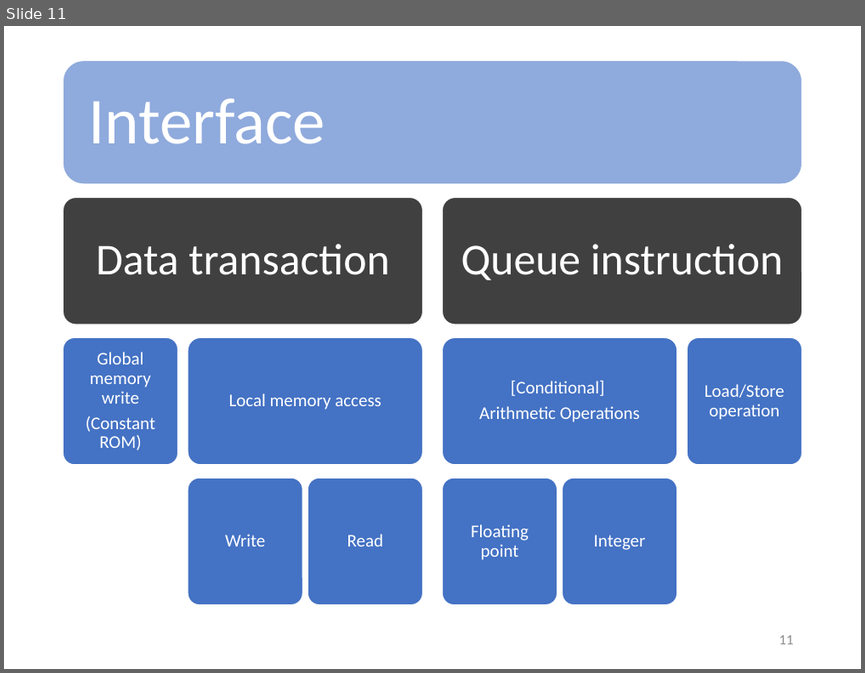
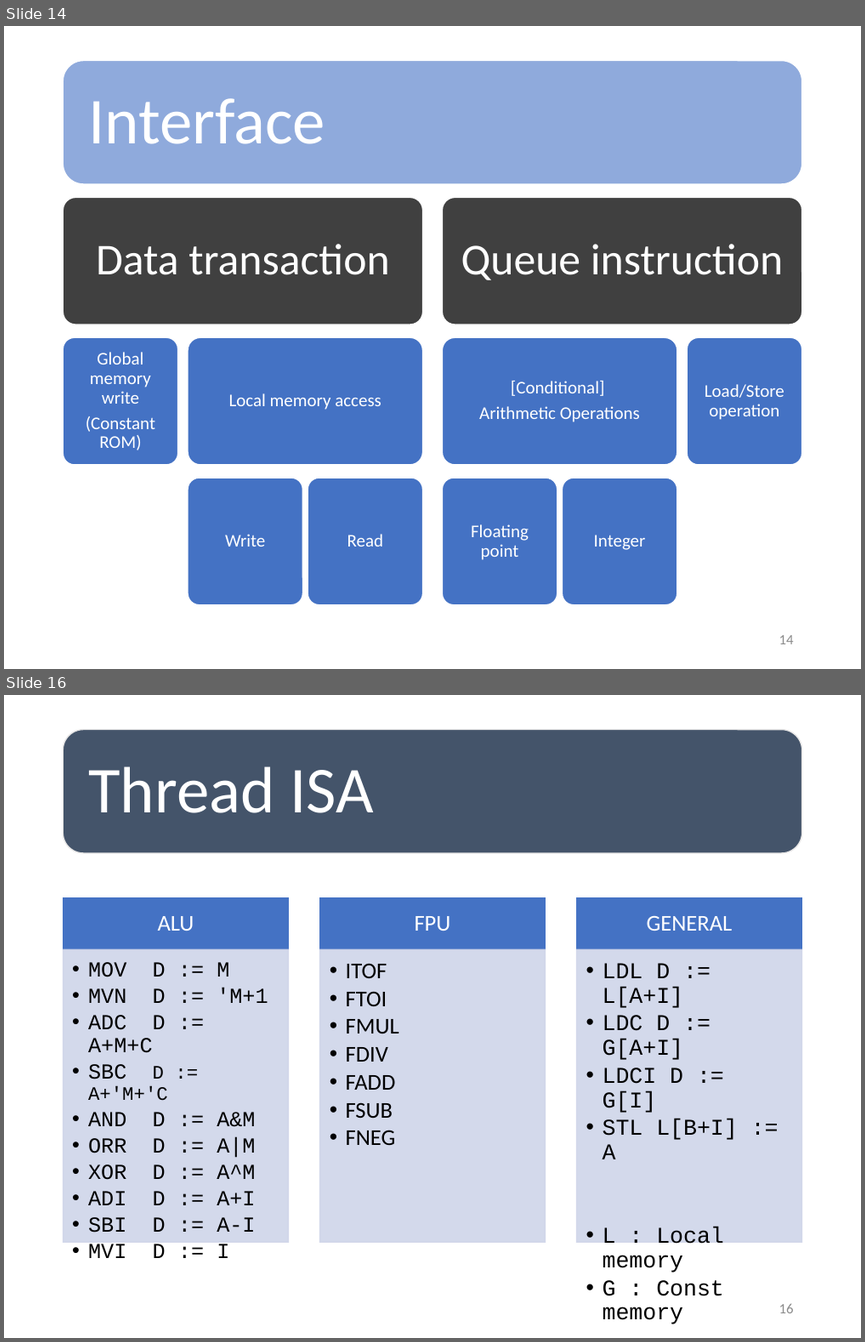
Before and after one commit to HappyNY/y3s1_socterm, a slide deck: docs/term_mid_우주선.pptx. Shown one above the other, each under a label of ours: slide 11 before the commit, slides 14 and 16 after it; the slides between them are not shown. The pictures are 865x673 and 865x1342 pixels, drawn with LibreOffice and Linux fonts; fonts in the diff are those of the drawing. Boxes give left, top, right and bottom in pixels: in the first picture for what was removed or moved away, otherwise in the second. Text is boxed around its words. In the diff, an @@ line names an element or a change of style, - is before the commit and + after.

```diff
--- a/docs/term_mid_우주선.pptx
+++ b/docs/term_mid_우주선.pptx
@@ slide 16 added at box(4, 695, 861, 1338), background #FFFFFF @@
@@ rounded rectangle added at box(64, 729, 801, 852), fill #44546A, outline #E7E6E6 1 pt @@
@@ text added at box(88, 766, 374, 813), 55 pt, text #FFFFFF @@
+Thread ISA
@@ group added at box(64, 898, 801, 1324): 6 rectangles, 6 texts @@
+ALU
+  • MOV D := M
+  • MVN D := 'M+1
+  • ADC D := A+M+C
+  • SBC D := A+'M+'C
+  • AND D := A&M
+  • ORR D := A|M
+  • XOR D := A^M
+  • ADI D := A+I
+  • SBI D := A-I
+  • MVI D := I
+FPU
+  • ITOF
+  • FTOI
+  • FMUL
+  • FDIV
+  • FADD
+  • FSUB
+  • FNEG
+GENERAL
+  • LDL D := L[A+I]
+  • LDC D := G[A+I]
+  • LDCI D := G[I]
+  • STL L[B+I] := A
+  • L : Local memory
+  • G : Const memory
@@ page number added at box(779, 1304, 794, 1313), 12 pt, text #8C8C8C @@
+16
@@ what was slide 11 is now slide 14 @@
@@ page number at box(779, 635, 794, 644): text changed @@
-11
+14
```
Also in this commit, not shown: 6 slides changed, 6 other slides added, 3 other files.
